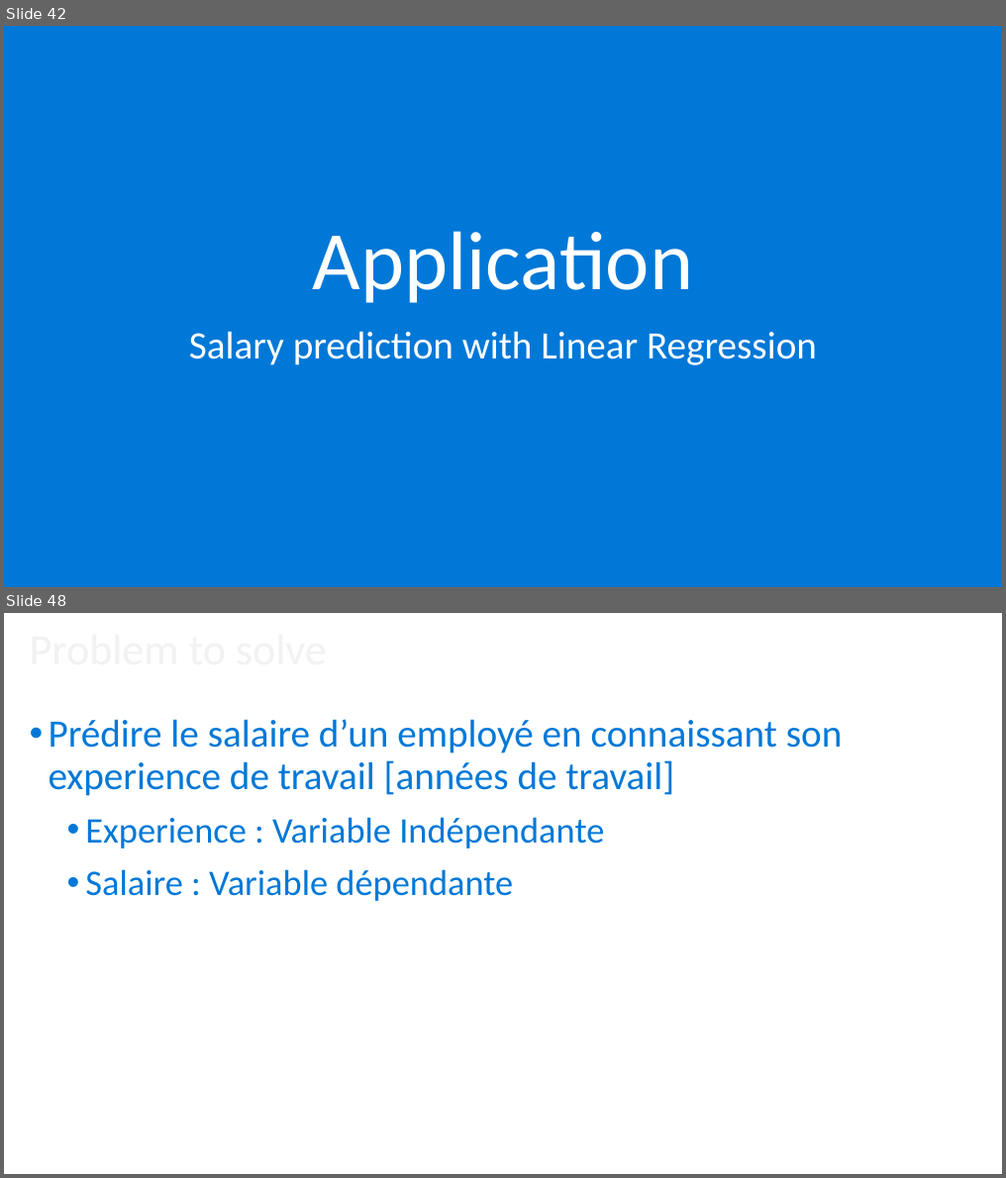
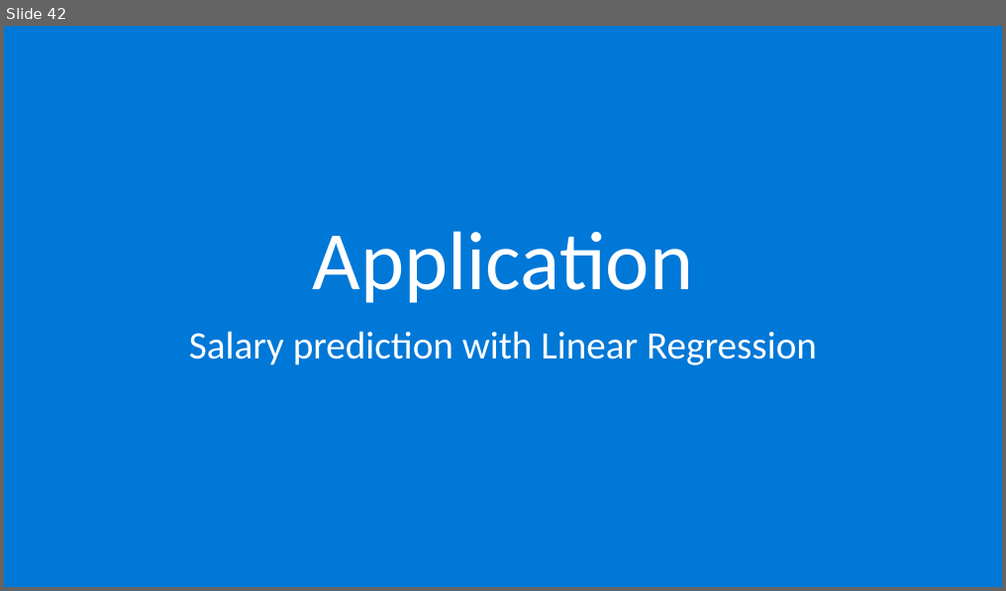
Before and after one commit to nathanbangwa243/Linear-Algebra2, a slide deck: Linear-Algebra2.pptx. Shown one above the other, each under a label of ours: slides 42 and 48 before the commit, slide 42 after it; the slides between them are not shown. The pictures are 1006x1178 and 1006x591 pixels, drawn with LibreOffice and Linux fonts; fonts in the diff are those of the drawing; background and template pictures are left out. Boxes give left, top, right and bottom in pixels: in the first picture for what was removed or moved away, otherwise in the second. Text is boxed around its words. In the diff, an @@ line names an element or a change of style, - is before the commit and + after.

```diff
--- a/Linear-Algebra2.pptx
+++ b/Linear-Algebra2.pptx
@@ slide 48 removed at (x1=4, y1=613, x2=1002, y2=1174), background picture (left out) @@
@@ title removed at (x1=29, y1=628, x2=724, y2=671) @@
-Problem to solve
@@ text removed at (x1=49, y1=719, x2=843, y2=901) @@
-• Prédire le salaire d’un employé en connaissant son experience de travail [années de travail]
-  • Experience : Variable Indépendante
-  • Salaire : Variable dépendante
```
Also in this commit, not shown: 3 slides changed, 5 other slides removed.
